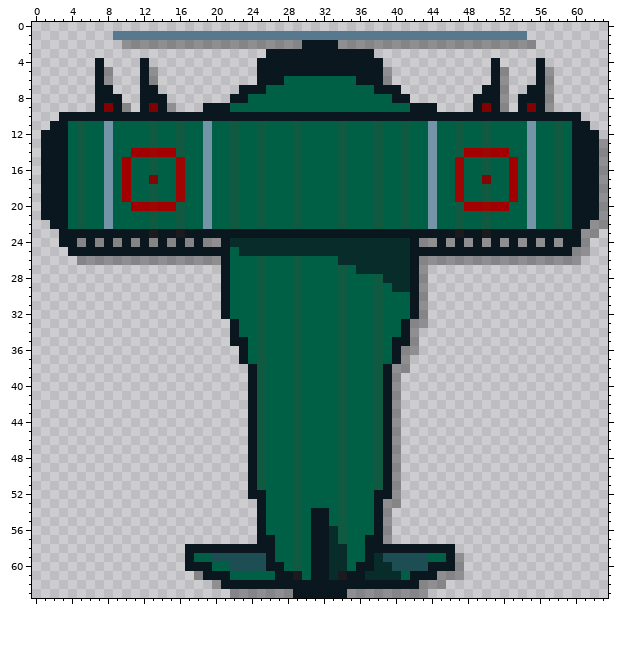
Two states of a pixel-art sprite, images/user_plane_images/user_plane_2.png. Above is the file before it was changed.
The file is 64x64 pixels. Colours within 5 levels of each other are drawn and written as one.
New version:
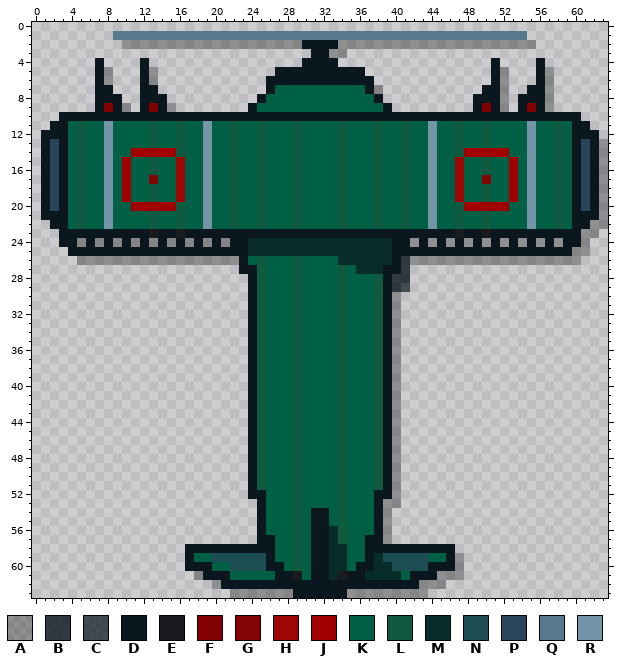
Palette (. is transparent): A #0000004d  B #0a141ccb  C #0b171fb5  D #0b171f  E #1a1a1f  F #810000  G #810604  H #9e0604  J #a20000  K #006045  L #105a41  M #082c2a  N #1c4e54  P #28465a  Q #58788d  R #7495a8
Difference:
y 3: x 26..30 DDDDD -> .....; x 33..37 DDDDD -> AA...
y 4: x 25..29 DDDDD -> .....; x 34..38 DDDDD -> .....
y 5: x 25..26 DD -> ..; x 37..39 DDA -> ...
y 6: x 25 D -> .; x 28..35 KKKKKKKK -> DDDDDDDD; x 38..39 DA -> ..
y 7: x 23..26 DDDK -> ...D; x 37..40 KDDD -> DA..
y 8: x 22..25 DDKK -> ...D; x 38..41 KKDD -> D...
y 9: x 19..24 DDDKKK -> .....D; x 39..44 KKKDDD -> D.....
y 13..20: x 2 D -> P; x 61 D -> P
y 24: x 20..23 ADMM -> DADD; x 40..43 MMDA -> DDAD
y 25: x 22..23 KM -> DD; x 40..41 MM -> DD
y 26: x 21..23 DKK -> AAD; x 40..42 MMD -> DBA
y 27: x 21..24 DKKK -> ..DD; x 39..43 MMMDA -> DDB..
y 28: x 21..24 DKKK -> ...D; x 39..43 MMMDA -> DBB..
y 29: x 21..24 DKKK -> ...D; x 39..43 KMMDA -> DBC..
y 30..32: x 21..24 DKKK -> ...D; x 39..43 KKKDA -> DA...
y 33: x 22..24 DKK -> ..D; x 39..43 KKDAA -> DA...
y 34: x 22..24 DKK -> ..D; x 39..42 KKDA -> DA..
y 35: x 22..24 DDK -> ..D; x 39..42 KDDA -> DA..
y 36: x 23..24 DK -> .D; x 39..42 KDAA -> DA..
y 37: x 23..24 DK -> .D; x 39..41 KDA -> DA.
y 38: x 41 A -> .
